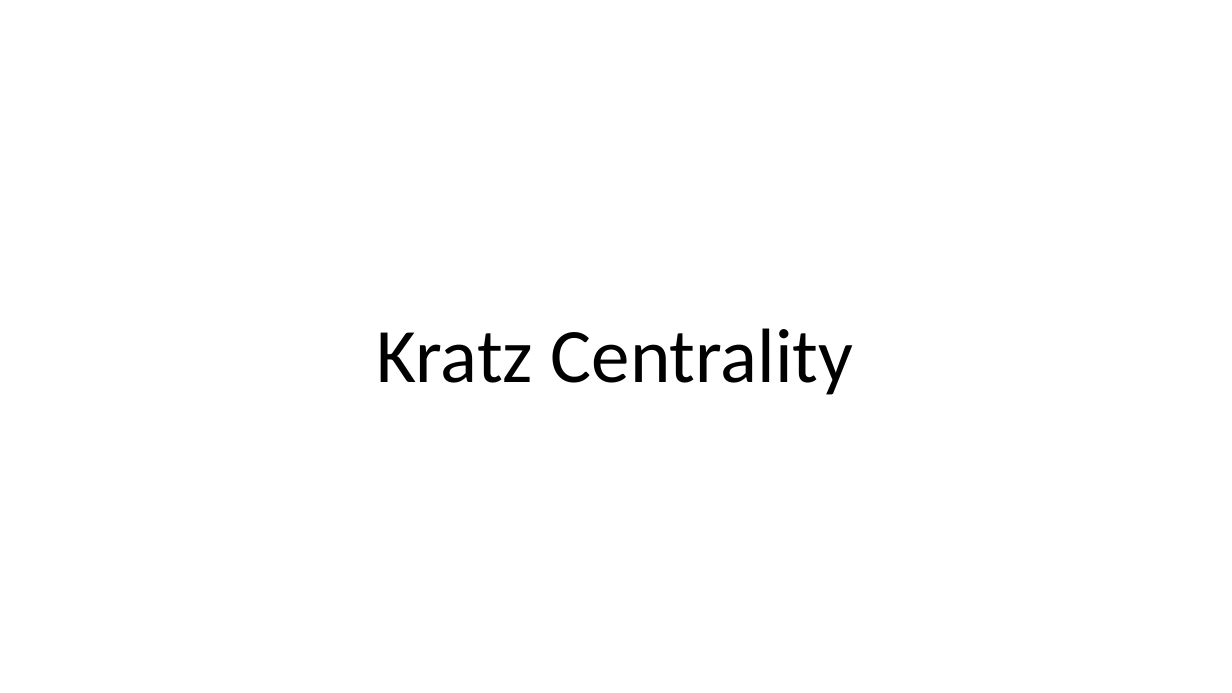
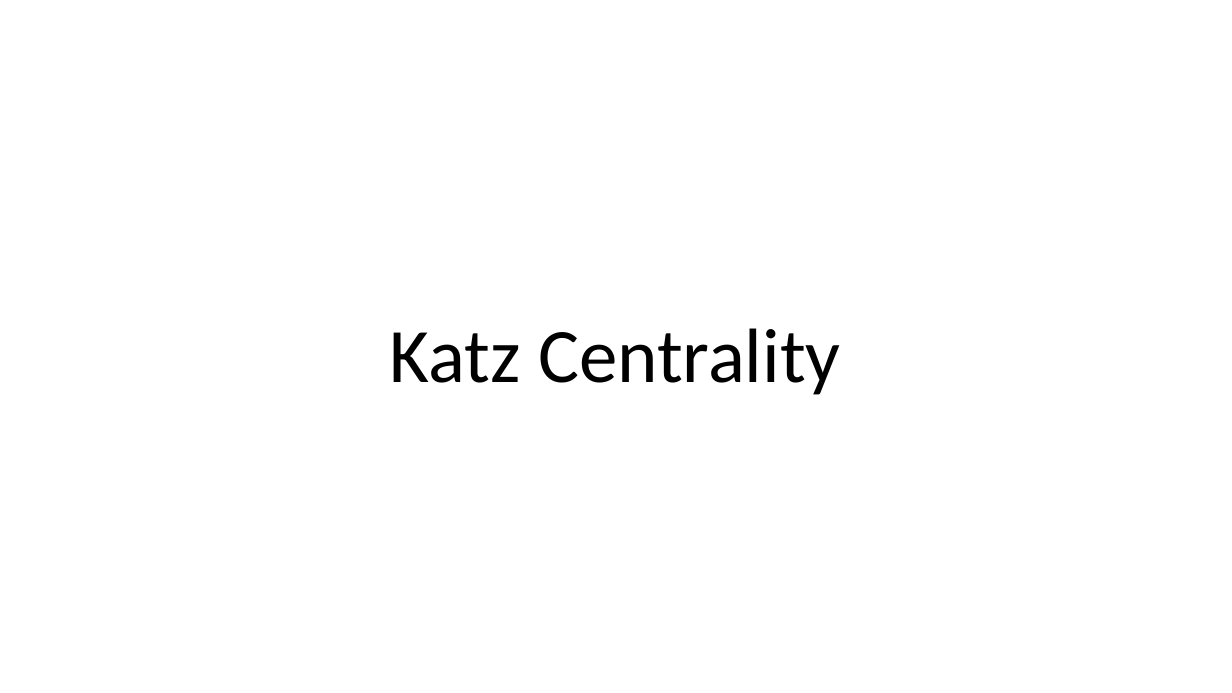
Before and after one commit to StephenElston/CSCI-E-108, a slide deck: slide 34 of slides/5_GraphsAndSocialNetworks.pptx. Drawn at 1232x693 pixels with LibreOffice and Linux fonts; fonts in the diff are those of the drawing. Boxes give left, top, right and bottom in pixels: in the first picture for what was removed or moved away, otherwise in the second. Text is boxed around its words. In the diff, an @@ line names an element or a change of style, - is before the commit and + after.

Commit message:
Correted typos from lecture

```diff
--- a/slides/5_GraphsAndSocialNetworks.pptx
+++ b/slides/5_GraphsAndSocialNetworks.pptx
@@ title at (390, 328, 841, 395): text changed @@
-Kratz Centrality
+Katz Centrality
```
Also in this commit, not shown: 6 other slides changed.
